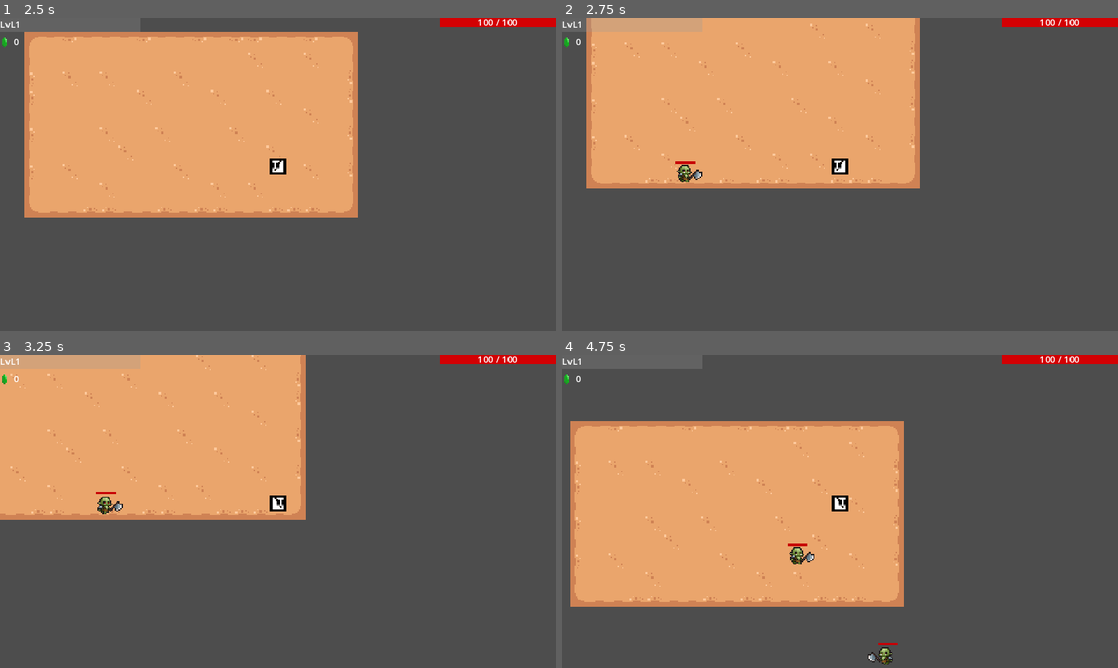
Above: before the commit, frames 1-4 (two rows, left to right).
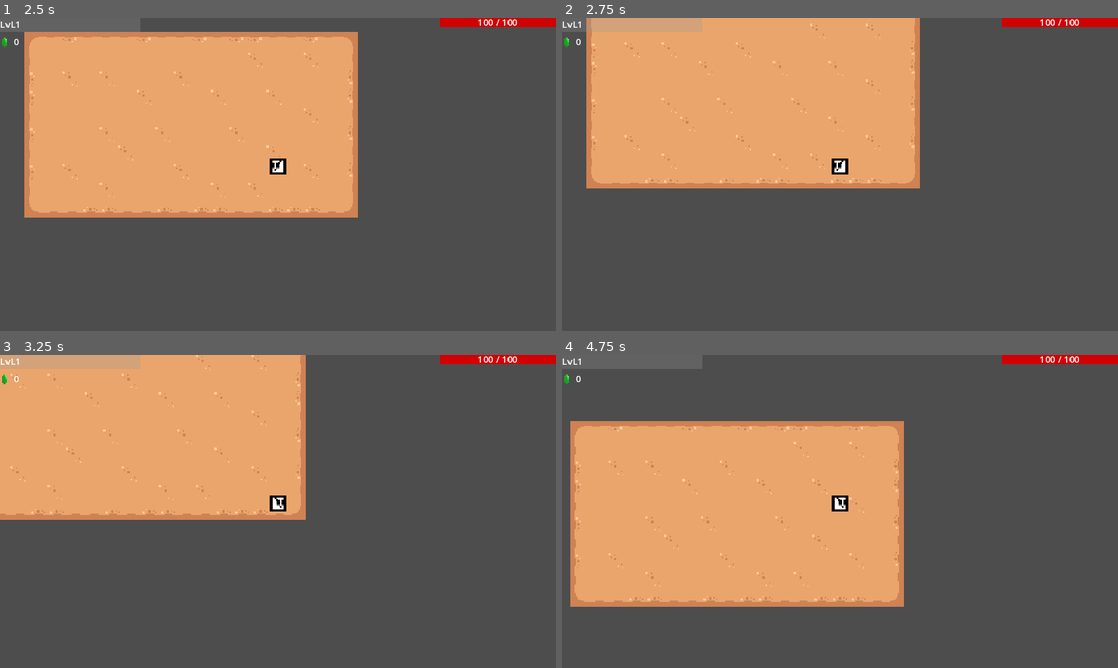
Above: after the commit, the same moments.

Repository: Maf1sher/Gorama
Game: Godot game, scene res://scenes/UI/Menu.tscn
The game is run twice, just before and just after one commit, with the same random seed, the same clock (stepped at 60 frames per second) and the same inputs.
Inputs (mouse positions are in pixels of both pictures, inside the frame that each line leads up to):
- Up to frame 1 (2.5 s): click "Start" at 0.5 s; tap Enter at 1.25 s; move the mouse to (400, 158) at 1.27 s; hold D (right) 1.28-2.03 s; hold Shift 1.28-2.03 s; click (400, 158) at 1.42 s; move the mouse to (166, 190) at 2.02 s; hold S (down) from 2.03 s (still down); tap Shift at 2.1 s; click (166, 190) at 2.17 s
- Up to frame 2 (2.75 s): keep holding S (down)
- Up to frame 3 (3.25 s): move the mouse to (333, 442) at 2.77 s; release S (down) at 2.78 s; hold D (right) from 2.78 s (still down); hold Shift from 2.78 s (still down); click (333, 442) at 2.92 s
- Up to frame 4 (4.75 s): move the mouse to (812, 574) at 3.52 s; release D (right) at 3.53 s; release Shift at 3.53 s; hold W (up) 3.53-4.28 s; tap Shift at 3.6 s; click (812, 574) at 3.67 s; move the mouse to (1006, 558) at 4.27 s; hold A (left) from 4.28 s (still down); hold Shift from 4.28 s (still down); click (1006, 558) at 4.42 s

Frame 1 is identical in both runs. In frame 2, 0.2% of the frame differs, in the area x 20-26%, y 45-53%; in frame 3, 0.2%; in frame 4, 0.4%, in the area x 40-61%, y 60-99%.

Commit message:
fast move item to character sheet

Diff:
--- a/scenes/UI/inventory/character_sheet_slot.tscn
+++ b/scenes/UI/inventory/character_sheet_slot.tscn
@@ -1,8 +1,6 @@
-[gd_scene load_steps=4 format=3 uid="uid://co8eb2bac67yh"]
+[gd_scene load_steps=2 format=3 uid="uid://co8eb2bac67yh"]
 
 [ext_resource type="Script" path="res://scripts/UI/inventory/character_sheet_slot.gd" id="1_acwjv"]
-[ext_resource type="Texture2D" uid="uid://co1m4wkuxld6f" path="res://assests/sprites/inventory/character_sheet/slot/empty/ring_slot.png" id="1_uxbjw"]
-[ext_resource type="Texture2D" uid="uid://jgf64kpkaqbl" path="res://assests/sprites/inventory/character_sheet/slot/fill/ring_slot.png" id="3_l3v5u"]
 
 [node name="CharacterSheetSlot" type="TextureRect"]
 anchors_preset = 15
@@ -11,9 +9,7 @@
 grow_horizontal = 2
 grow_vertical = 2
 size_flags_horizontal = 4
-texture = ExtResource("1_uxbjw")
 script = ExtResource("1_acwjv")
-fill_texture = ExtResource("3_l3v5u")
 metadata/_edit_use_anchors_ = true
 
 [node name="Fill" type="TextureRect" parent="."]
--- a/scenes/entity/golem.tscn
+++ b/scenes/entity/golem.tscn
@@ -147,8 +147,8 @@
 height = 92.0
 
 [sub_resource type="CapsuleShape2D" id="CapsuleShape2D_df3gm"]
-radius = 21.0
-height = 68.0
+radius = 16.0
+height = 58.0
 
 [node name="Golem" type="CharacterBody2D" node_paths=PackedStringArray("stats", "animated_sprite", "sprite", "hitbox", "hurtbox", "health_bar", "collision_shape", "player_detector", "hit_popup_spawner")]
 collision_layer = 256
--- a/scripts/UI/inventory/character_sheet.gd
+++ b/scripts/UI/inventory/character_sheet.gd
@@ -36,3 +36,16 @@
 
 func _on_boots_item_changed(item: Variant) -> void:
 	emit_signal("item_changed", "boots", item)
+
+func fast_move(item: Node) -> bool:
+	match item.data.type:
+		ItemTypes.Type.WEAPON:
+			if leftHand.is_empty():
+				leftHand.place_item(item)
+				return true
+			elif rightHand.is_empty():
+				rightHand.place_item(item)
+				return true
+			else:
+				return false
+	return false
--- a/scripts/UI/inventory/character_sheet_slot.gd
+++ b/scripts/UI/inventory/character_sheet_slot.gd
@@ -59,3 +59,6 @@
 	item = held_item
 	held_item.get_placed(global_position + size / 2 - held_item.size / 2)
 	emit_signal("item_changed", item)
+
+func is_empty() -> bool:
+	return !item
--- a/scripts/UI/inventory/inventory.gd
+++ b/scripts/UI/inventory/inventory.gd
@@ -38,6 +38,12 @@
 	remove_child(tmp)
 	destination.add_child(tmp)
 
+func fast_move(destination: String) -> bool:
+	if destination == "character_sheet":
+		return character_sheet.fast_move(held_item)
+	return false
+
+
 func get_held_item() -> Node:
 	return held_item
 
--- a/scripts/UI/inventory/item_grid.gd
+++ b/scripts/UI/inventory/item_grid.gd
@@ -29,30 +29,38 @@
 
 func _gui_input(event: InputEvent) -> void:
 	if event.is_action_pressed("inventory_left_click"):
-		var held_item = inventory.get_held_item()
-		if !held_item:
-			var index = get_slot_index_from_coords(get_global_mouse_position())
+		if Input.is_key_pressed(KEY_SHIFT):
 			var slot_index = get_slot_index_from_coords(get_global_mouse_position())
 			var item = slot_data[slot_index]
 			if !item:
 				return
 			pick_up_item(item)
 			remove_item_from_slot_data(item)
+			inventory.fast_move("character_sheet")
 		else:
-			if !held_item_intersects:
-				return
-			var offset = Vector2(SLOT_SIZE, SLOT_SIZE) / 2
-			var index = get_slot_index_from_coords(held_item.anchor_point + offset)
-			var items = items_in_area(index, held_item.data.dimentions)
-			if items.size():
-				if items.size() == 1:
-					place_item(held_item, index)
-					remove_item_from_slot_data(items[0])
-					add_item_to_slot_data(index, held_item)
-					pick_up_item(items[0])
-				return
-			place_item(held_item, index)
-			add_item_to_slot_data(index, held_item)
+			var held_item = inventory.get_held_item()
+			if !held_item:
+				var slot_index = get_slot_index_from_coords(get_global_mouse_position())
+				var item = slot_data[slot_index]
+				if !item:
+					return
+				pick_up_item(item)
+				remove_item_from_slot_data(item)
+			else:
+				if !held_item_intersects:
+					return
+				var offset = Vector2(SLOT_SIZE, SLOT_SIZE) / 2
+				var index = get_slot_index_from_coords(held_item.anchor_point + offset)
+				var items = items_in_area(index, held_item.data.dimentions)
+				if items.size():
+					if items.size() == 1:
+						place_item(held_item, index)
+						remove_item_from_slot_data(items[0])
+						add_item_to_slot_data(index, held_item)
+						pick_up_item(items[0])
+					return
+				place_item(held_item, index)
+				add_item_to_slot_data(index, held_item)
 
 	if event is InputEventMouseMotion:
 		var held_item = inventory.get_held_item()
--- a/scripts/enemy_generator.gd
+++ b/scripts/enemy_generator.gd
@@ -7,8 +7,9 @@
 @onready var golem: PackedScene = preload("res://scenes/entity/golem.tscn")
 
 func _ready() -> void:
-	await summon_enemy(3, orc)
-	await summon_enemy(1, golem)
+	#await summon_enemy(3, orc)
+	#await summon_enemy(1, golem)
+	pass
 
 
 func summon_enemy(amount: int, enemy: PackedScene) -> void:
Binary file removed: assests/sprites/inventory/character_sheet/boots_slot.png
Not shown, removed: assests/sprites/inventory/character_sheet/boots_slot.png.import
Binary file removed: assests/sprites/inventory/character_sheet/chest_slot.png
Not shown, removed: assests/sprites/inventory/character_sheet/chest_slot.png.import
Binary file removed: assests/sprites/inventory/character_sheet/head_slot.png
Not shown, removed: assests/sprites/inventory/character_sheet/head_slot.png.import
Binary file removed: assests/sprites/inventory/character_sheet/ring_slot.png
Not shown, removed: assests/sprites/inventory/character_sheet/ring_slot.png.import
Binary file removed: assests/sprites/inventory/character_sheet/weapon_slot.png
Not shown, removed: assests/sprites/inventory/character_sheet/weapon_slot.png.import
